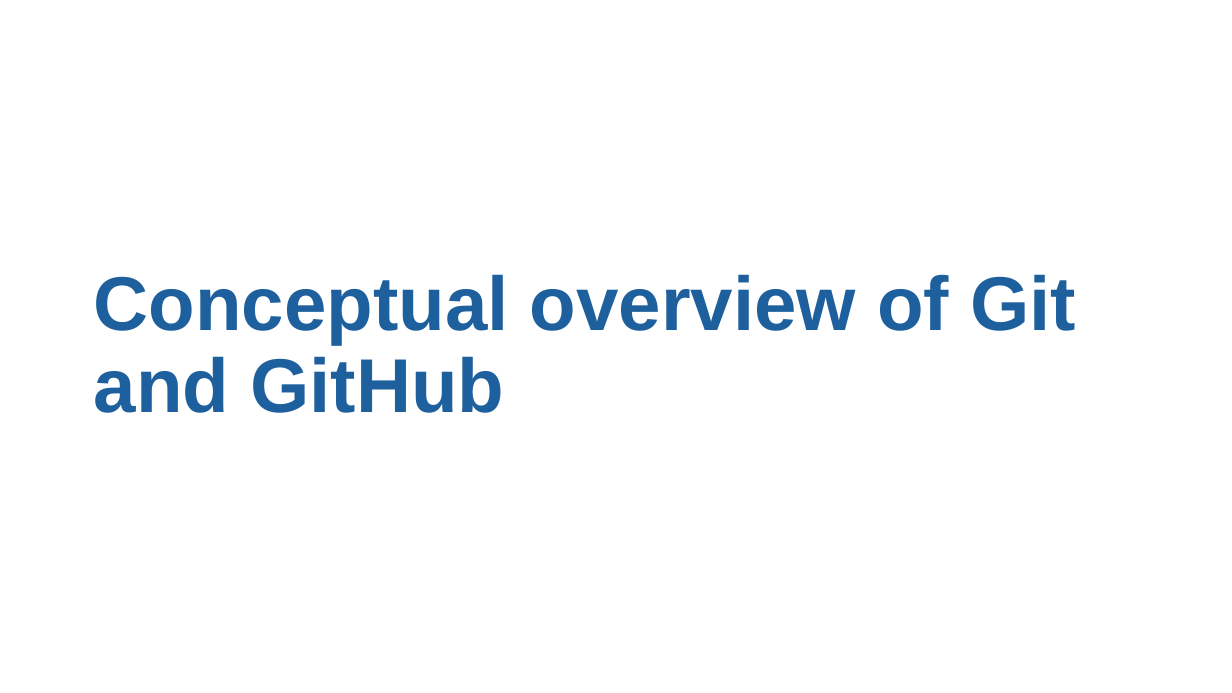
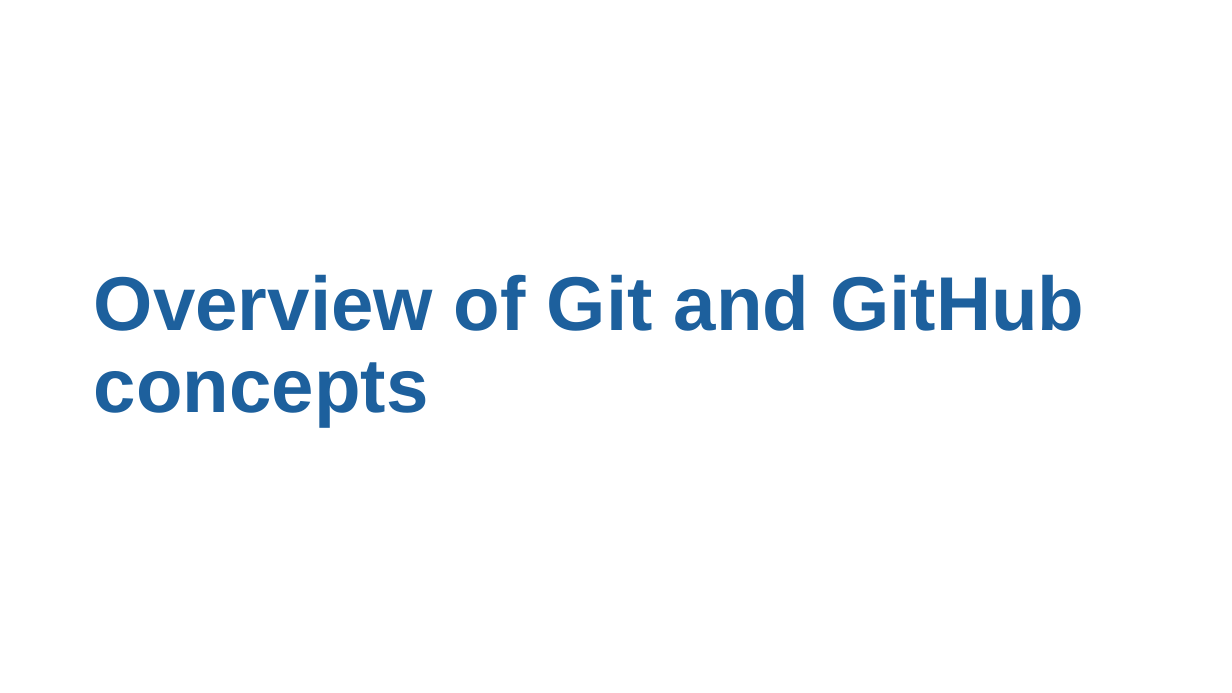
Before and after one commit to moj-analytical-services/intro_to_github_training, a slide deck: slide 1 of GitGitHub slides.pptx. Drawn at 1232x693 pixels with LibreOffice and Linux fonts; fonts in the diff are those of the drawing. Boxes give left, top, right and bottom in pixels: in the first picture for what was removed or moved away, otherwise in the second. Text is boxed around its words. In the diff, an @@ line names an element or a change of style, - is before the commit and + after.

```diff
--- a/GitGitHub slides.pptx
+++ b/GitGitHub slides.pptx
@@ title at (x1=94, y1=274, x2=1084, y2=426): text changed @@
-Conceptual overview of Git and GitHub
+Overview of Git and GitHub concepts
```
Also in this commit, not shown: 2 other slides changed, 3 slides added.
